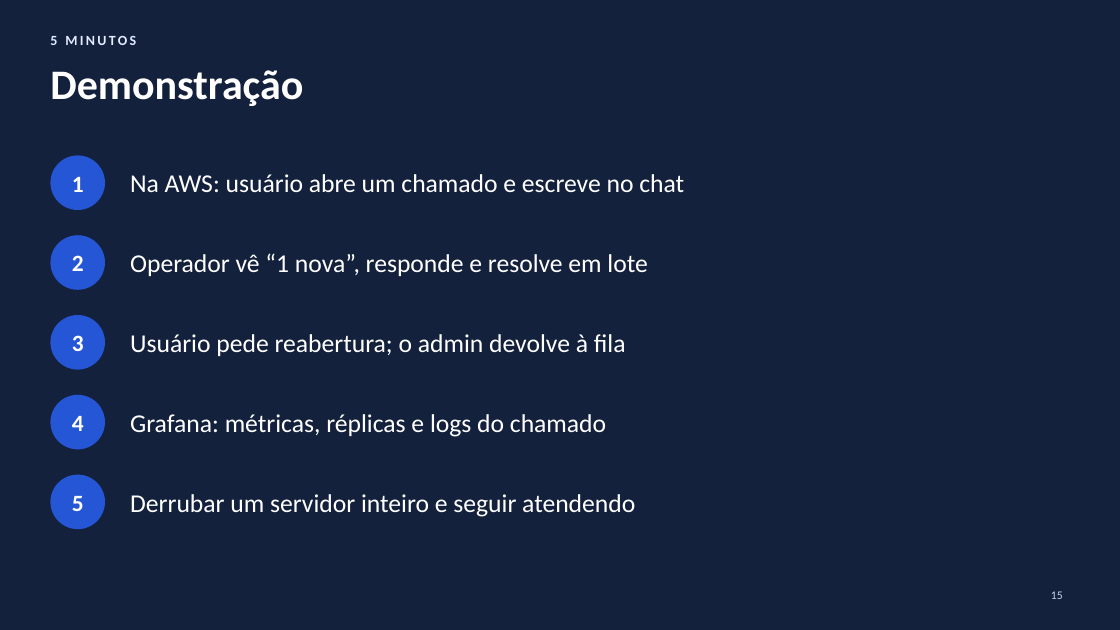
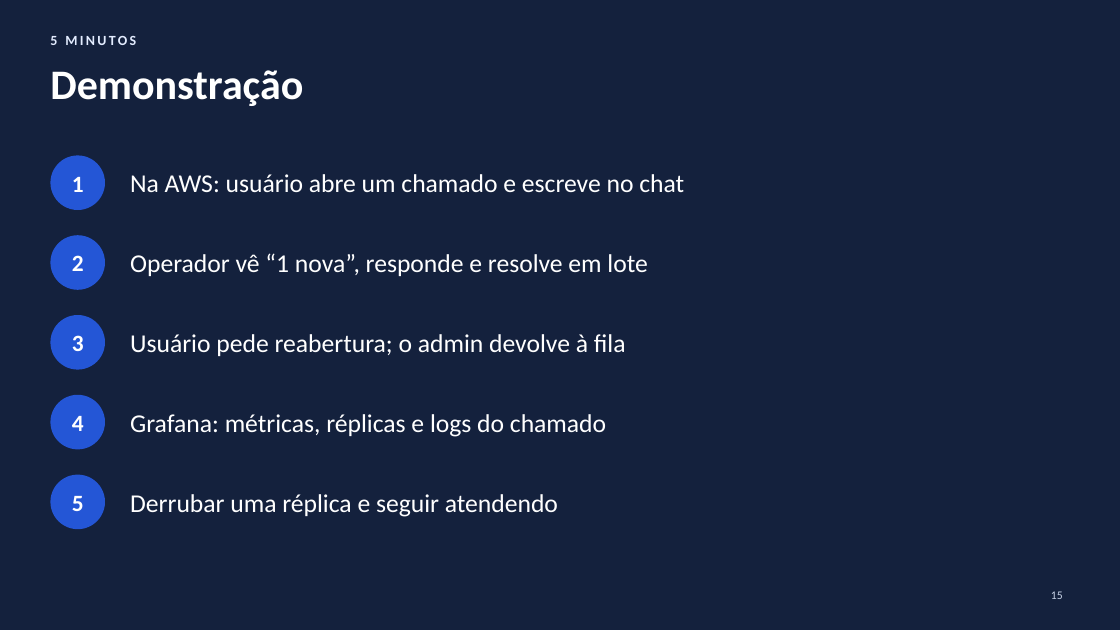
Before and after one commit to jlvjunior/HelpDesk, a slide deck: slide 15 of docs/apresentacao/HelpDesk-Cloud-Apresentacao.pptx. Drawn at 1120x630 pixels with LibreOffice and Linux fonts; fonts in the diff are those of the drawing. Boxes give left, top, right and bottom in pixels: in the first picture for what was removed or moved away, otherwise in the second. Text is boxed around its words. In the diff, an @@ line names an element or a change of style, - is before the commit and + after.

```diff
--- a/docs/apresentacao/HelpDesk-Cloud-Apresentacao.pptx
+++ b/docs/apresentacao/HelpDesk-Cloud-Apresentacao.pptx
@@ text at (130,494,558,517): text changed @@
-Derrubar um servidor inteiro e seguir atendendo
+Derrubar uma réplica e seguir atendendo
```
Also in this commit, not shown: 3 other slides changed, 12 other files.
